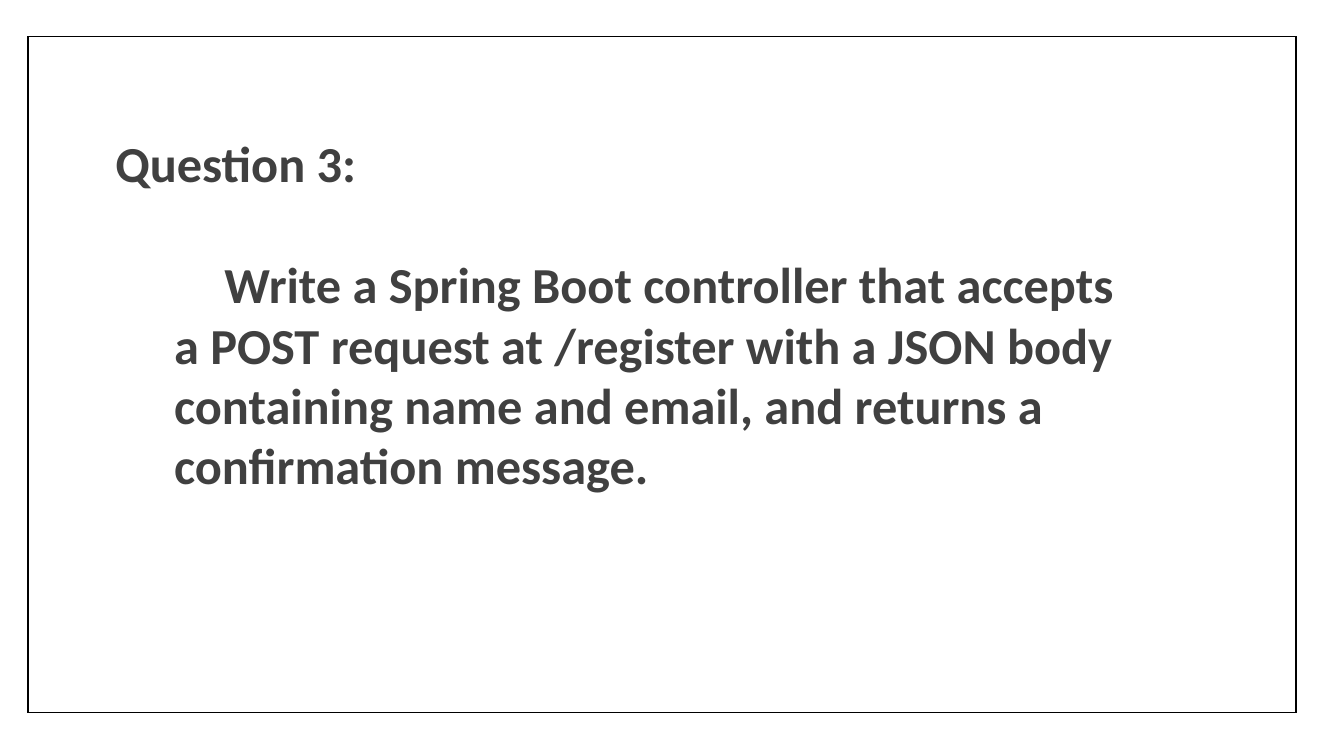
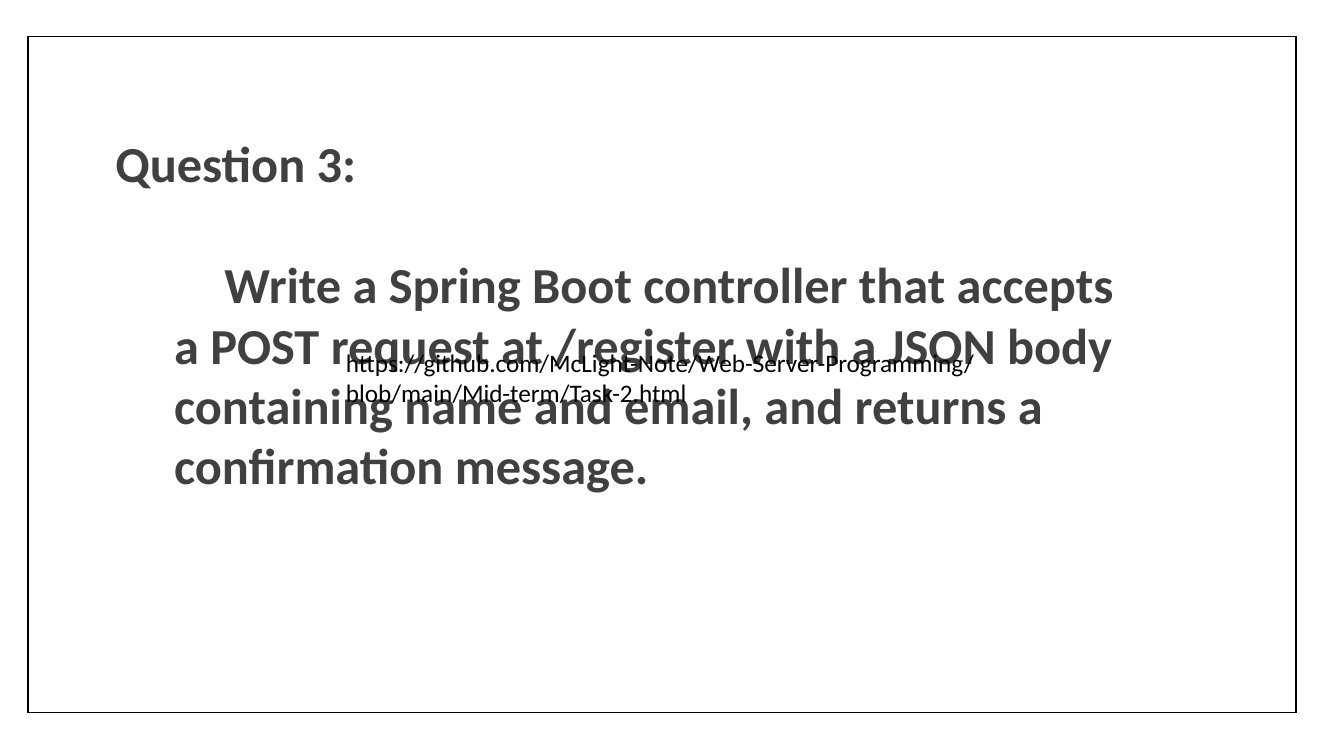
Before and after one commit to McLight-Note/Web-Server-Programming, a slide deck: slide 6 of Mid-term.pptx. Drawn at 1344x756 pixels with LibreOffice and Linux fonts; fonts in the diff are those of the drawing; background and template pictures are left out. Boxes give left, top, right and bottom in pixels: in the first picture for what was removed or moved away, otherwise in the second. Text is boxed around its words. In the diff, an @@ line names an element or a change of style, - is before the commit and + after.

```diff
--- a/Mid-term.pptx
+++ b/Mid-term.pptx
@@ text added at <box>346,352,974,409</box>, 18 pt, text #000000 @@
+https://github.com/McLight-Note/Web-Server-Programming/blob/main/Mid-term/Task-2.html
```
Also in this commit, not shown: 7 slides added, 9 slides removed, 3 other files.
